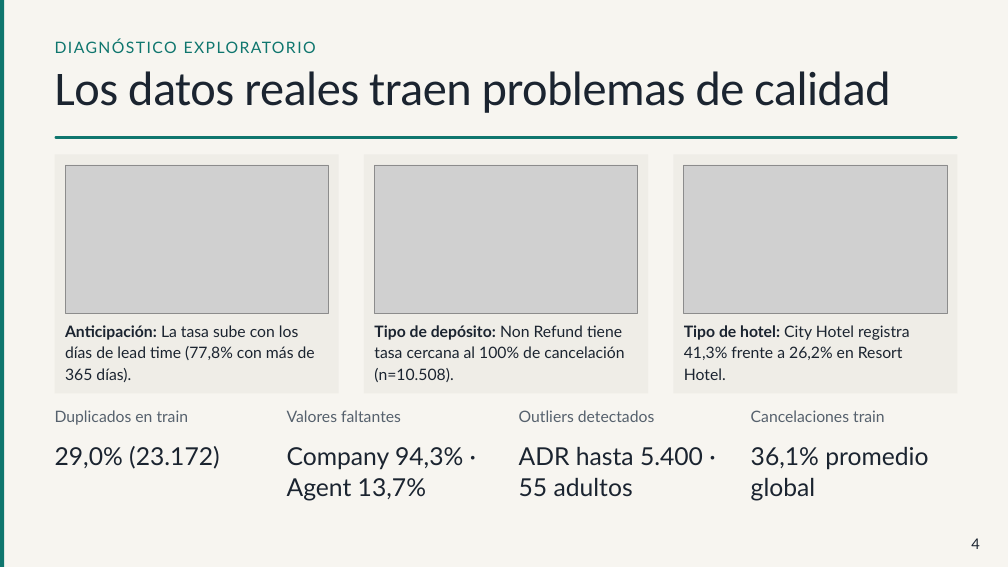
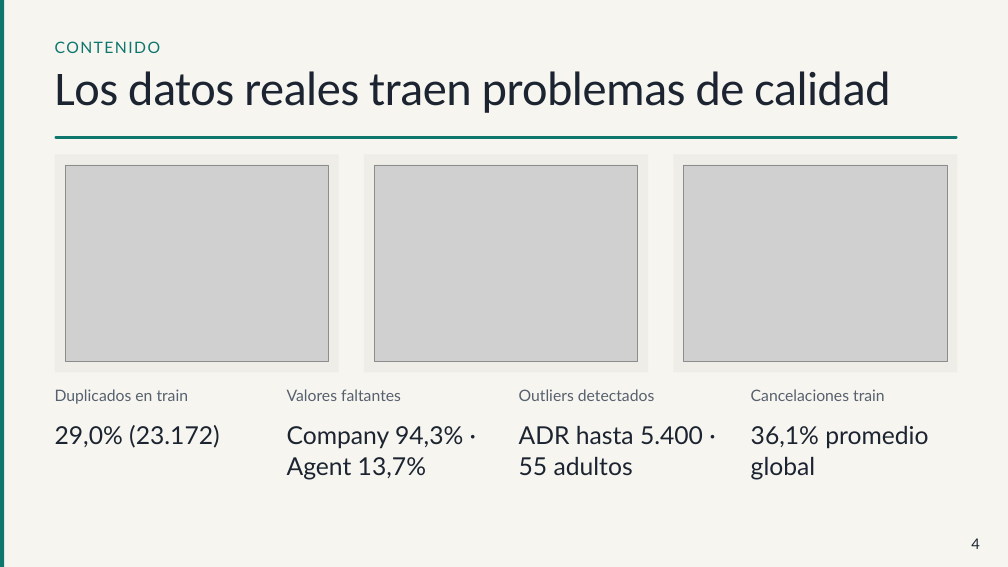
Before and after one commit to sabthe02/Obligatorio-IA, a slide deck: slide 4 of Prediccion-de-cancelaciones-hoteleras.pptx. Drawn at 1008x567 pixels with LibreOffice and Linux fonts; fonts in the diff are those of the drawing; grey boxes stand for pictures. Boxes give left, top, right and bottom in pixels: in the first picture for what was removed or moved away, otherwise in the second. Text is boxed around its words. In the diff, an @@ line names an element or a change of style, - is before the commit and + after.

```diff
--- a/Prediccion-de-cancelaciones-hoteleras.pptx
+++ b/Prediccion-de-cancelaciones-hoteleras.pptx
@@ text at bbox=[55, 41, 161, 53]: text changed @@
-DIAGNÓSTICO EXPLORATORIO
+CONTENIDO
@@ rectangle: place and size @@
-rectangle at bbox=[54, 154, 339, 393]
+rectangle at bbox=[54, 154, 339, 372]
@@ picture: place and size @@
-picture at bbox=[65, 165, 328, 313]
+picture at bbox=[65, 165, 328, 361]
@@ rectangle: place and size @@
-rectangle at bbox=[364, 154, 648, 393]
+rectangle at bbox=[364, 154, 648, 372]
@@ picture: place and size @@
-picture at bbox=[374, 165, 637, 313]
+picture at bbox=[374, 165, 637, 361]
@@ rectangle: place and size @@
-rectangle at bbox=[674, 154, 958, 393]
+rectangle at bbox=[674, 154, 958, 372]
@@ picture: place and size @@
-picture at bbox=[684, 165, 948, 313]
+picture at bbox=[684, 165, 948, 361]
@@ text removed at bbox=[65, 325, 315, 382] @@
-Anticipación: La tasa sube con los días de lead time (77,8% con más de 365 días).
@@ text removed at bbox=[374, 325, 624, 382] @@
-Tipo de depósito: Non Refund tiene tasa cercana al 100% de cancelación (n=10.508).
@@ text removed at bbox=[684, 325, 910, 380] @@
-Tipo de hotel: City Hotel registra 41,3% frente a 26,2% en Resort Hotel.
@@ 8 texts: place and size @@
-8 texts at bbox=[55, 410, 928, 501]
+8 texts at bbox=[55, 389, 928, 480]
```
Also in this commit, not shown: 10 other slides changed, 5 other files.
